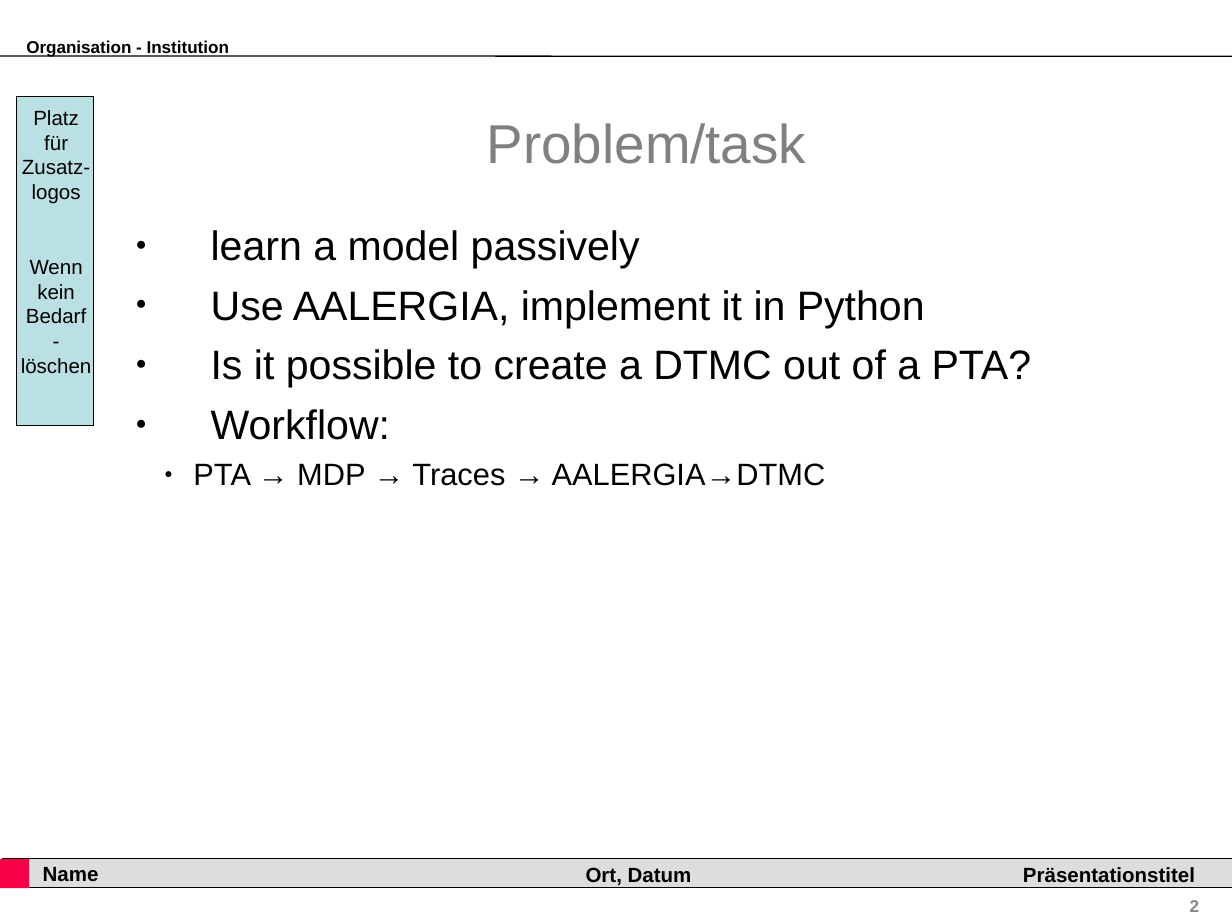
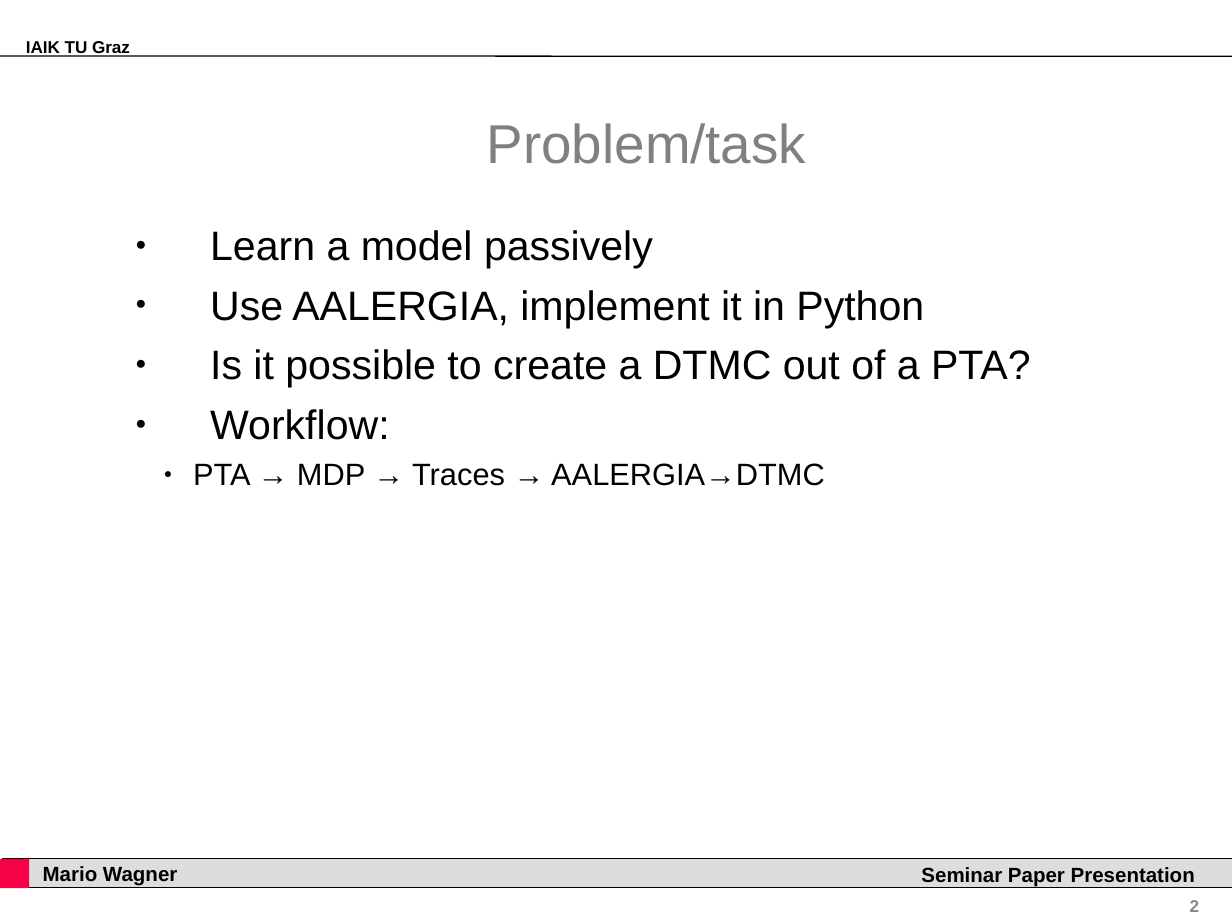
Before and after one commit to grashupfa/seminar, a slide deck: slide 2 of presentation/seminarpaper.ppt. Drawn at 1232x924 pixels with LibreOffice and Linux fonts; fonts in the diff are those of the drawing; background and template pictures are left out. Boxes give left, top, right and bottom in pixels: in the first picture for what was removed or moved away, otherwise in the second. Text is boxed around its words. In the diff, an @@ line names an element or a change of style, - is before the commit and + after.

```diff
--- a/presentation/seminarpaper.ppt
+++ b/presentation/seminarpaper.ppt
@@ text removed at bbox=[26, 40, 229, 57] @@
-Organisation - Institution
@@ text added at bbox=[26, 41, 130, 57], 10 pt, text #000000, bold @@
+IAIK TU Graz
@@ rectangle removed at bbox=[16, 96, 94, 426] @@
@@ text removed at bbox=[21, 110, 92, 374] @@
-Platz
-für
-Zusatz-
-logos
-Wenn
-kein
-Bedarf
--
-löschen
@@ text at bbox=[210, 230, 653, 268]: text changed @@
-● learn a model passively
+● Learn a model passively
@@ text in rectangle at bbox=[43, 866, 177, 886]: text changed @@
-Name
+Mario Wagner
@@ text removed at bbox=[586, 867, 692, 885] @@
-Ort, Datum
@@ text added at bbox=[921, 867, 1195, 887], 12 pt, text #000000, bold @@
+Seminar Paper Presentation
@@ text removed at bbox=[1023, 867, 1195, 883] @@
-Präsentationstitel
```
Also in this commit, not shown: 6 other slides changed, 10 slides added, 5 slides removed.
